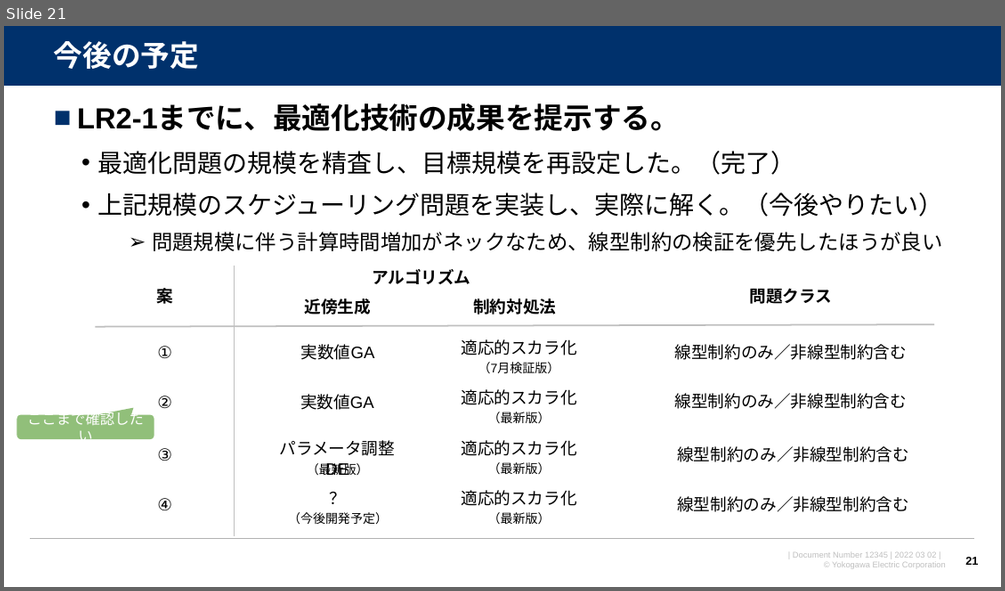
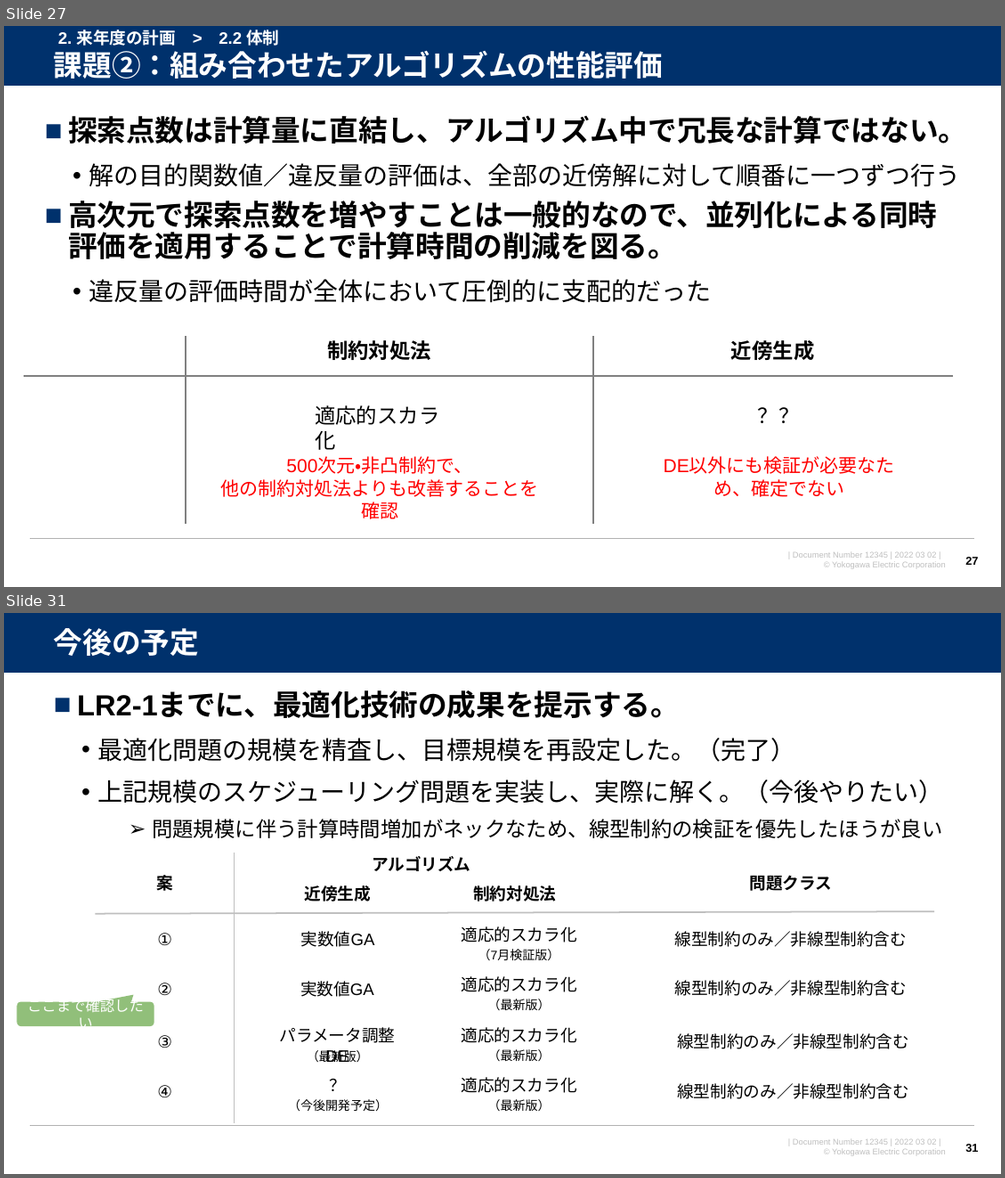
Before and after one commit to watarukumagai-git/opt, a slide deck: 220302_来年度の共同研究について_rev.0.pptx. Shown one above the other, each under a label of ours: slide 21 before the commit, slides 27 and 31 after it; the slides between them are not shown. The pictures are 1005x591 and 1005x1178 pixels, drawn with LibreOffice and Linux fonts; fonts in the diff are those of the drawing; background and template pictures are left out. Boxes give left, top, right and bottom in pixels: in the first picture for what was removed or moved away, otherwise in the second. Text is boxed around its words. In the diff, an @@ line names an element or a change of style, - is before the commit and + after.

```diff
--- a/220302_来年度の共同研究について_rev.0.pptx
+++ b/220302_来年度の共同研究について_rev.0.pptx
@@ slide 27 added at (4,26,1001,587), background #FFFFFF; not listed: 4 template elements that a slide beside it also shows @@
@@ title added at (54,50,663,79), 28 pt, text #FFFFFF, bold @@
+課題②：組み合わせたアルゴリズムの性能評価
@@ text added at (58,30,279,46), 16 pt, text #FFFFFF, bold @@
+2. 来年度の計画 > 2.2 体制
@@ text added at (68,115,967,303), 28 pt, text #000000, bold @@
+■ 探索点数は計算量に直結し、アルゴリズム中で冗長な計算ではない。
+  • 解の目的関数値／違反量の評価は、全部の近傍解に対して順番に一つずつ行う
+■ 高次元で探索点数を増やすことは一般的なので、並列化による同時評価を適用することで計算時間の削減を図る。
+  • 違反量の評価時間が全体において圧倒的に支配的だった
@@ line added from (186, 337) to (186, 524), #808080 1.5 pt @@
@@ text added at (327,340,431,360), 20 pt, text #000000, bold @@
+制約対処法
@@ line added from (593, 337) to (593, 524), #808080 1.5 pt @@
@@ text added at (731,340,814,360), 20 pt, text #000000, bold @@
+近傍生成
@@ line added from (954, 376) to (24, 376), #808080 1.5 pt @@
@@ text added at (751,399,807,432), 20 pt, text #000000 @@
+？？
@@ text added at (315,405,439,450), 20 pt, text #000000 @@
+適応的スカラ化
@@ text added at (221,458,539,497), 18 pt, text #FF0000 @@
+500次元・非凸制約で、
+他の制約対処法よりも改善することを確認
@@ text added at (713,479,844,497), 18 pt, text #FF0000 @@
+DE以外にも検証が必要なため、確定でない
@@ page number added at (965,556,978,564), 11 pt, text #000000, bold @@
+27
@@ what was slide 21 is now slide 31 @@
```
Also in this commit, not shown: 7 slides changed, 9 other slides added.
